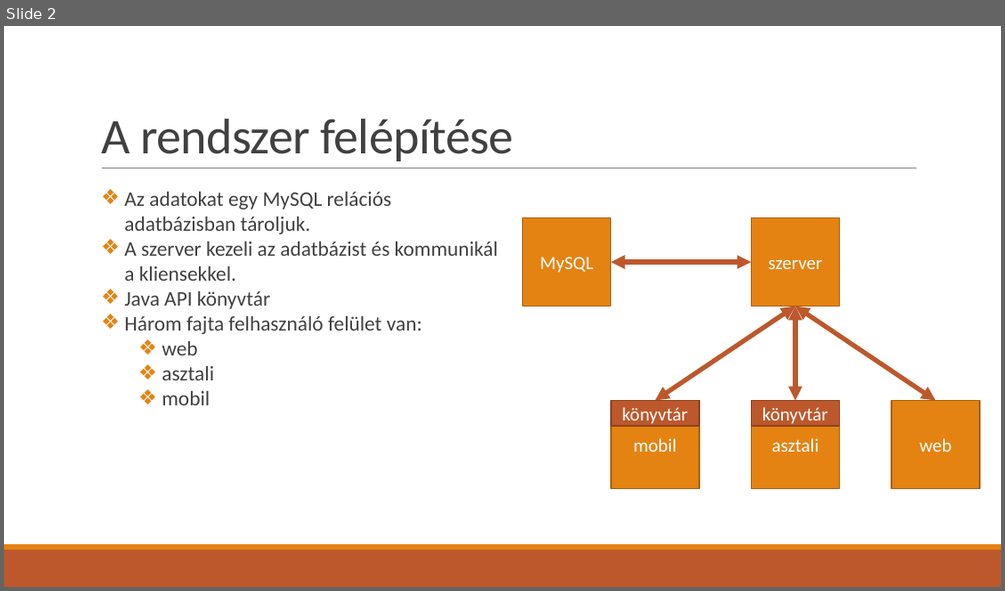
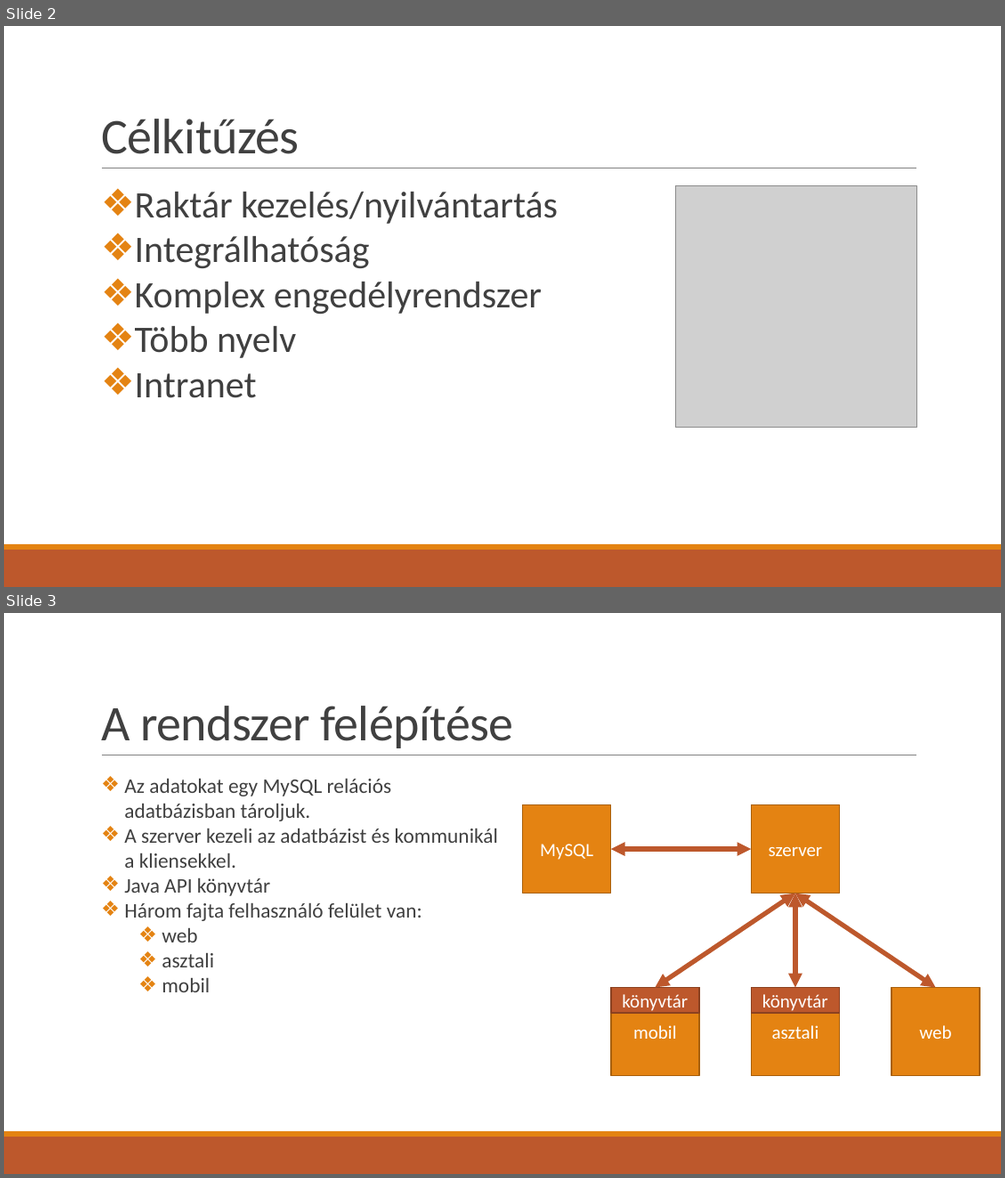
Before and after one commit to KissKolos/Easy-Inventory, a slide deck: bemutató.pptx. Shown one above the other, each under a label of ours: slide 2 before the commit, slides 2 and 3 after it. The pictures are 1005x591 and 1005x1178 pixels, drawn with LibreOffice and Linux fonts; fonts in the diff are those of the drawing; grey boxes stand for pictures. Boxes give left, top, right and bottom in pixels: in the first picture for what was removed or moved away, otherwise in the second. Text is boxed around its words. In the diff, an @@ line names an element or a change of style, - is before the commit and + after.

```diff
--- a/bemutató.pptx
+++ b/bemutató.pptx
@@ slide 2 added at (x1=4, y1=26, x2=1001, y2=587), background #FFFFFF; not listed: 3 template elements that a slide beside it also shows @@
@@ title added at (x1=101, y1=119, x2=299, y2=154), 48 pt, text #404040 @@
+Célkitűzés
@@ text added at (x1=135, y1=192, x2=558, y2=398), 36 pt, text #404040 @@
+❖ Raktár kezelés/nyilvántartás
+❖ Integrálhatóság
+❖ Komplex engedélyrendszer
+❖ Több nyelv
+❖ Intranet
@@ picture added at (x1=676, y1=186, x2=917, y2=427) @@
@@ what was slide 2 is now slide 3 @@
```
Also in this commit, not shown: 13 slides changed, 3 other slides added, 5 slides removed, 2 other files.
